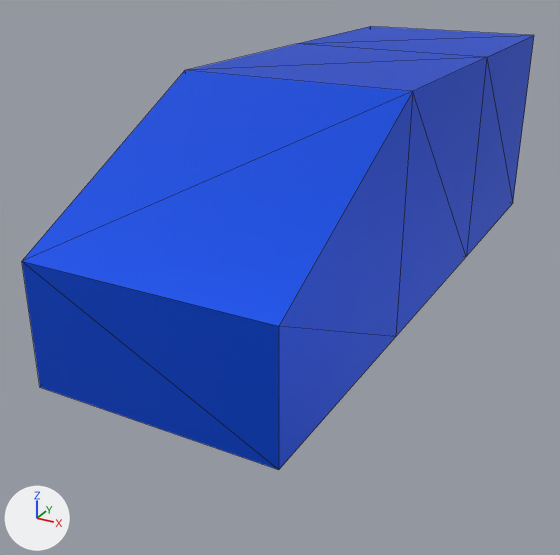
The glTF model assets/bus.glb as it was, and as the next commit left it.
The view is the same before and after, from a camera (50 mm lens) standing at (2.9, -6.44, 3.52) and looking at (-0.39, -0.45, 0.53). The lights are fixed; the arrows at lower left show +X, +Y and +Z. Mesh edges are drawn as thin lines. Where no turn or scale is listed for an object, it has been applied to the vertices. Vertices at the same position are counted once.
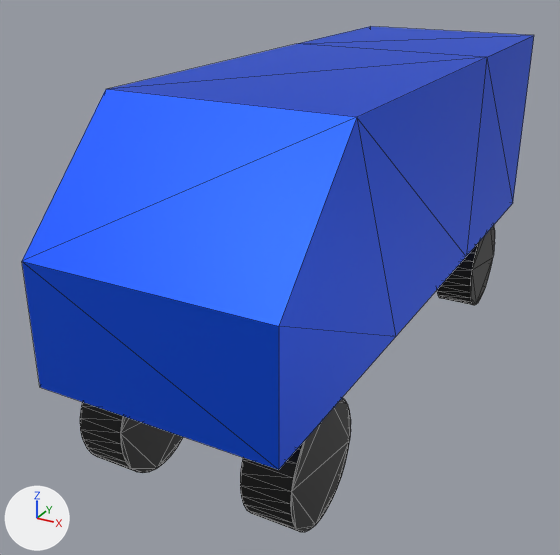
The newer file is also turned or shifted as a whole; pictures and numbers use the older file's frame.

Where the change shows, as pixel boxes (x1, y1, x2, y2) in the pictures (560 x 555 px; the box of a moved part takes in the faces that stretch with it):
'Cylinder', added (black): after (240, 398, 351, 532)
'Cylinder.003', added (black): after (80, 402, 183, 473)
'Cylinder.001', added (black): after (437, 226, 495, 305)
part 1 of me_cube, moved or reshaped: (22, 55, 477, 337) in both

Edits to the bpy script that builds the scene:
```text
Add mat_wheels:
    mat_wheels = principled_material('wheels')
    mat_wheels.base_color = (0.0, 0.0, 0.0)  # black #000000
Change me_cube:
    where me_cube.from_pydata(...)  # 16 vertices, 28 faces; spans x -1.0..1.0, y -3.0..3.0, z -1.0..1.0
    used by ob_cube; location = (0.0, 0.0, 1.5)
    me_cube part 1
    me_cube.vertices[2].co: (1.0, -1.0, 1.0) -> (1.0, -2.0, 1.0)  # pixel (412, 91) -> pixel (356, 117)
    me_cube.vertices[6].co: (-1.0, -1.0, 1.0) -> (-1.0, -2.0, 1.0)  # pixel (184, 70) -> pixel (105, 89)
Add me_cylinder_003:
    me_cylinder_003.from_pydata(...)  # a 32-sided cylinder along x spanning x -0.2..0.2, y -0.5..0.5, z -0.5..0.5
    me_cylinder_003.materials.append(mat_wheels)  # black #000000
Add ob_cylinder_003:
    ob_cylinder_003 = bpy.data.objects.new('Cylinder.003', me_cylinder_003)
    ob_cylinder_003.location = (-0.71, -2.24, 0.0)
Add ob_cylinder_001:
    ob_cylinder_001 = bpy.data.objects.new('Cylinder.001', me_cylinder_003.copy())
    ob_cylinder_001.location = (0.74, 2.06, 0.03)
Add ob_cylinder:
    ob_cylinder = bpy.data.objects.new('Cylinder', me_cylinder_003.copy())
    ob_cylinder.location = (0.74, -2.22, 0.0)
```
